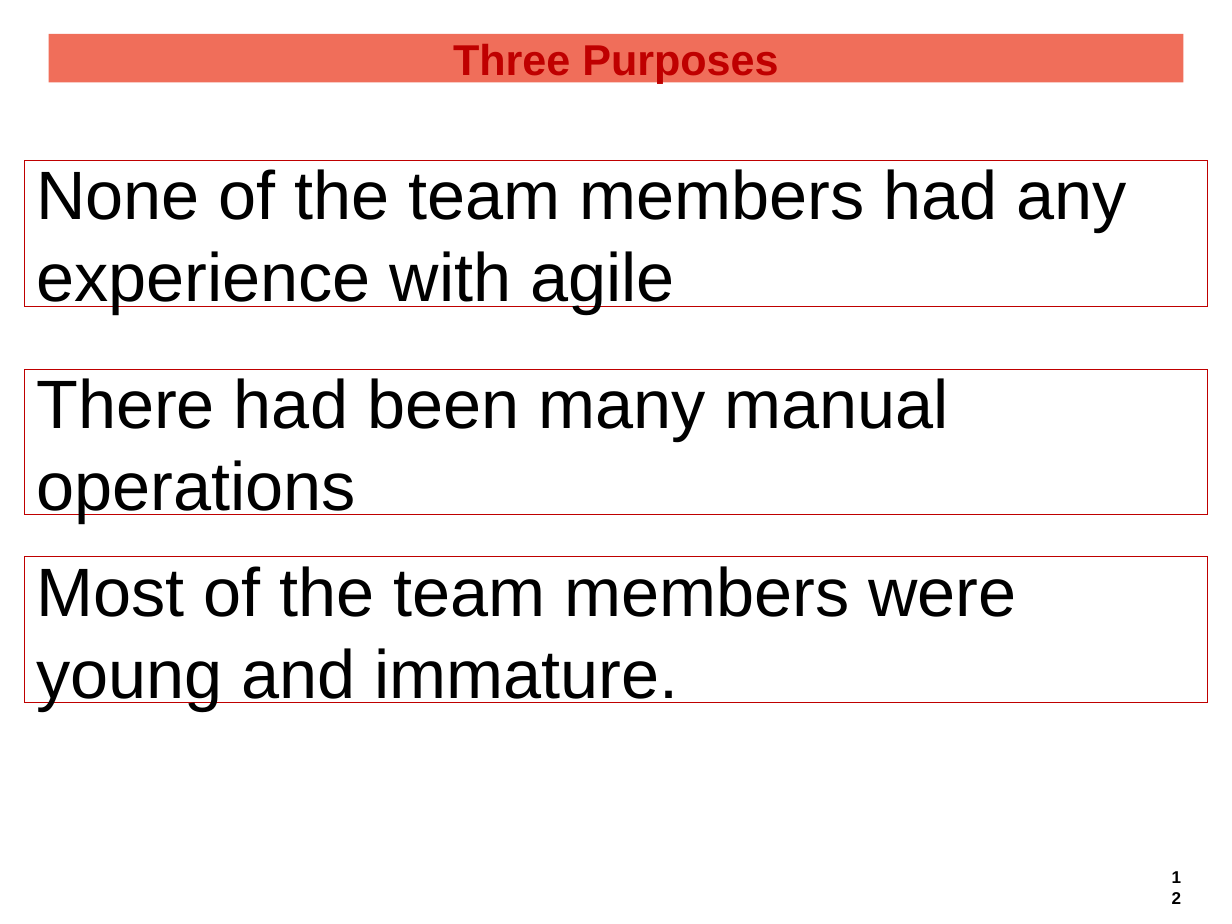
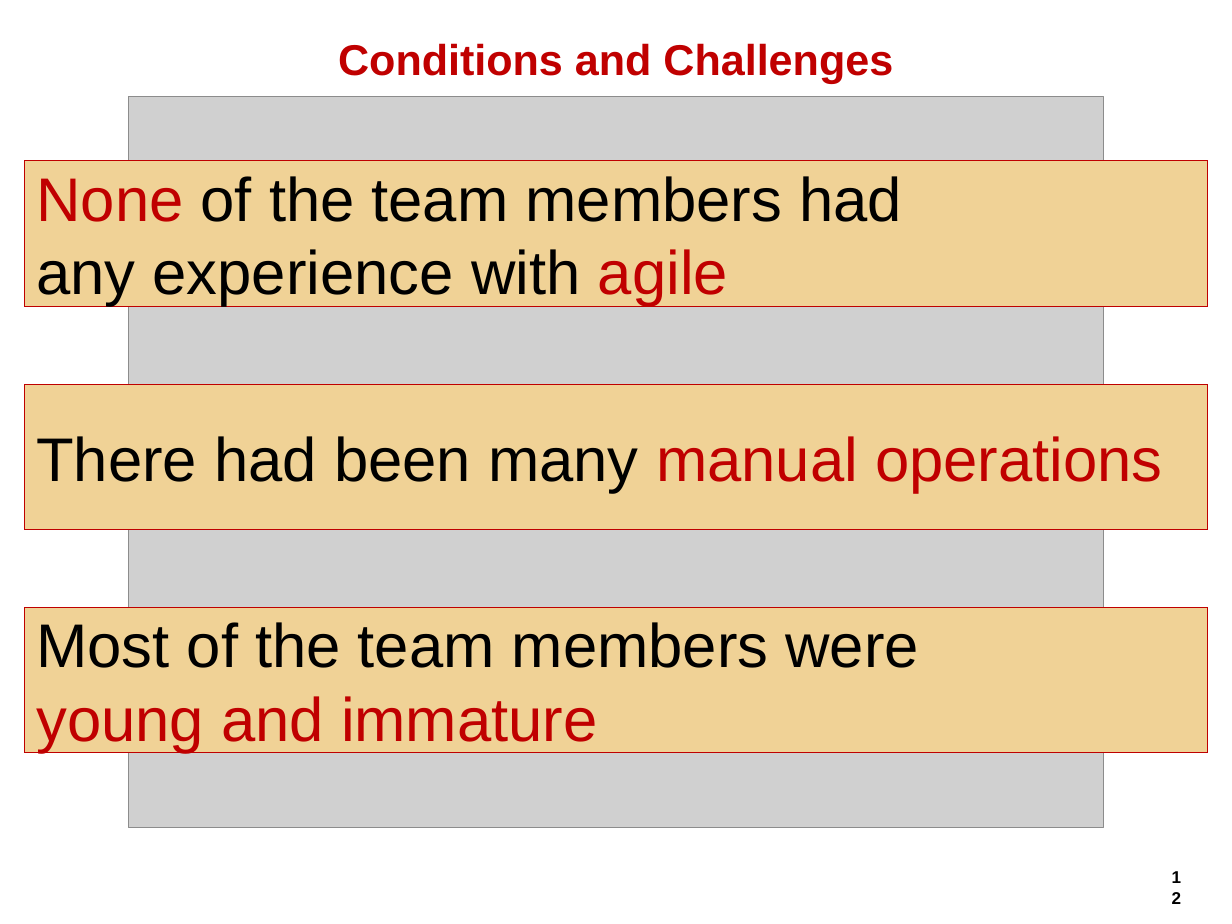
Before and after one commit to hageyahhoo/agile2014, a slide deck: slide 12 of presentations/TechnologyDrivenDevelopment.pptx. Drawn at 1232x924 pixels with LibreOffice and Linux fonts; fonts in the diff are those of the drawing; grey boxes stand for pictures; background and template pictures are left out. Boxes give left, top, right and bottom in pixels: in the first picture for what was removed or moved away, otherwise in the second. Text is boxed around its words. In the diff, an @@ line names an element or a change of style, - is before the commit and + after.

Commit message:
Done : Challenges, CI/CD.

```diff
--- a/presentations/TechnologyDrivenDevelopment.pptx
+++ b/presentations/TechnologyDrivenDevelopment.pptx
@@ title "Conditions and Challenges": place and size @@
-title "Conditions and Challenges" at [48,34,1183,83]
+title "Conditions and Challenges" at [338,43,893,83]
@@ title "Conditions and Challenges" at [338,43,893,83]: fill #F06E5A to none @@
@@ title at [338,43,893,83]: text changed; text colour #BF0000 to #C00000 @@
-Three Purposes
+Conditions and Challenges
@@ picture added at [128,96,1103,828] @@
@@ rectangle "None of the team members ..." at [25,160,1209,306]: fill none to #F0D296 @@
@@ text in rectangle at [36,176,902,306]: text changed; size 40 to 36 pt @@
-None of the team members had any experience with agile
+None of the team members had
+any experience with agile
@@ rectangle "There had been many manual ...": place and size @@
-rectangle "There had been many manual ..." at [25,370,1209,515]
+rectangle "There had been many manual ..." at [25,384,1209,530]
@@ rectangle "There had been many manual ..." at [25,384,1209,530]: size 40 to 36 pt; text colour #000000 to #C00000 in "manual operations"; fill none to #F0D296 @@
@@ rectangle "Most of the team members ..." at [25,607,1209,753]: fill none to #F0D296 @@
@@ rectangle "Most of the team members ...": place and size @@
-rectangle "Most of the team members ..." at [25,557,1209,702]
+rectangle "Most of the team members ..." at [25,607,1209,753]
@@ text in rectangle at [36,622,918,753]: text changed; size 40 to 36 pt @@
-Most of the team members were young and immature.
+Most of the team members were
+young and immature
```
Also in this commit, not shown: 13 other slides changed, 11 slides added, 7 slides removed.
